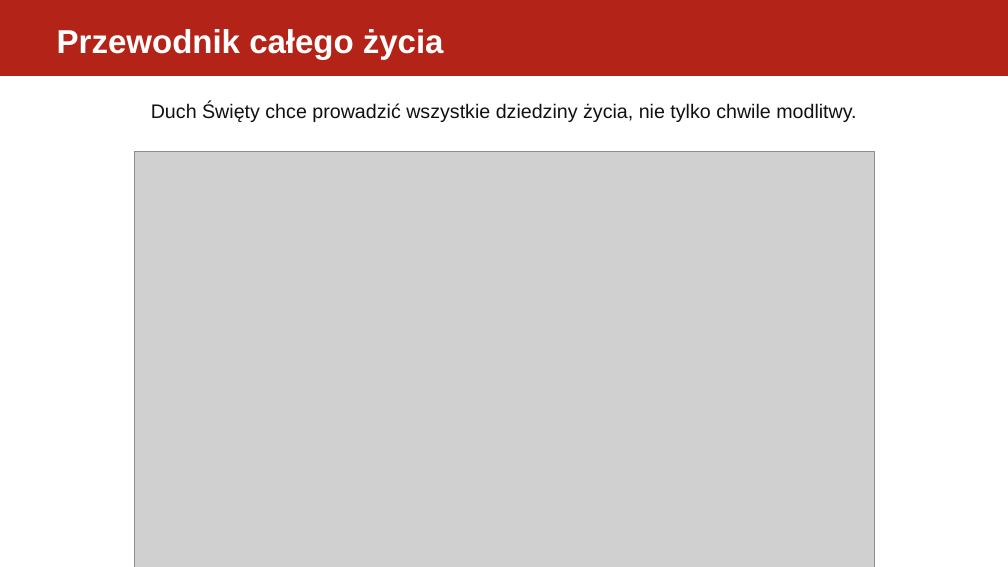
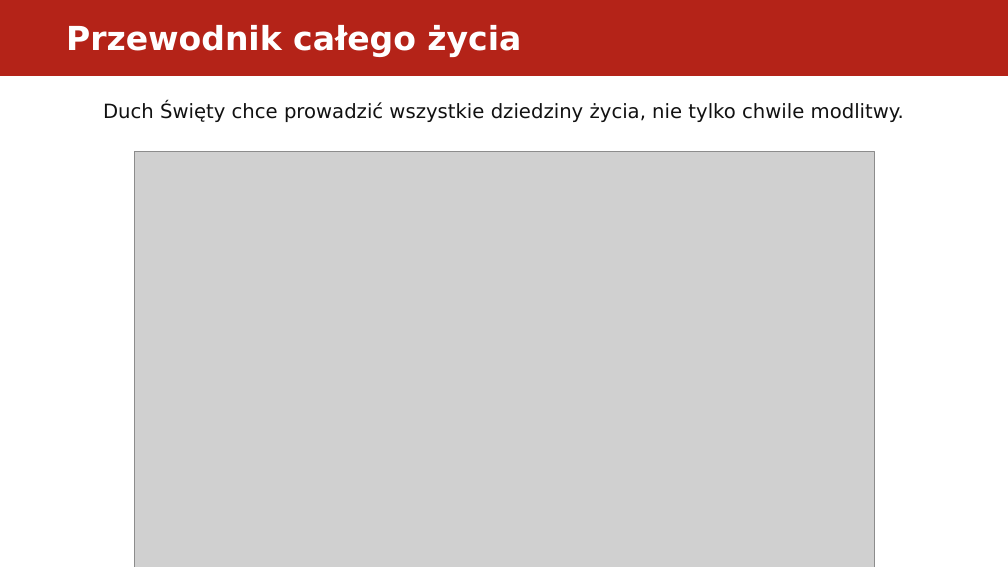
Before and after one commit to folkien/teachings, a slide deck: slide 3 of issue_kurs_kamch_lubecko/3.piecdziesiatnica/dyrektorium_2017_piecdziesiatnica_prezentacja.pptx. Drawn at 1008x567 pixels with LibreOffice and Linux fonts; fonts in the diff are those of the drawing; grey boxes stand for pictures. Boxes give left, top, right and bottom in pixels: in the first picture for what was removed or moved away, otherwise in the second. Text is boxed around its words. In the diff, an @@ line names an element or a change of style, - is before the commit and + after.

```diff
--- a/issue_kurs_kamch_lubecko/3.piecdziesiatnica/dyrektorium_2017_piecdziesiatnica_prezentacja.pptx
+++ b/issue_kurs_kamch_lubecko/3.piecdziesiatnica/dyrektorium_2017_piecdziesiatnica_prezentacja.pptx
@@ text "Przewodnik całego życia": place and size @@
-text "Przewodnik całego życia" at [57, 29, 444, 59]
+text "Przewodnik całego życia" at [66, 25, 521, 57]
@@ text "Przewodnik całego życia" at [66, 25, 521, 57]: font Arial to DejaVu Sans; vertical alignment middle to top @@
@@ text "Duch Święty chce prowadzić wszystkie ..." at [103, 102, 904, 122]: font Arial to DejaVu Sans @@
```
Also in this commit, not shown: 5 other slides changed, 10 other files.
